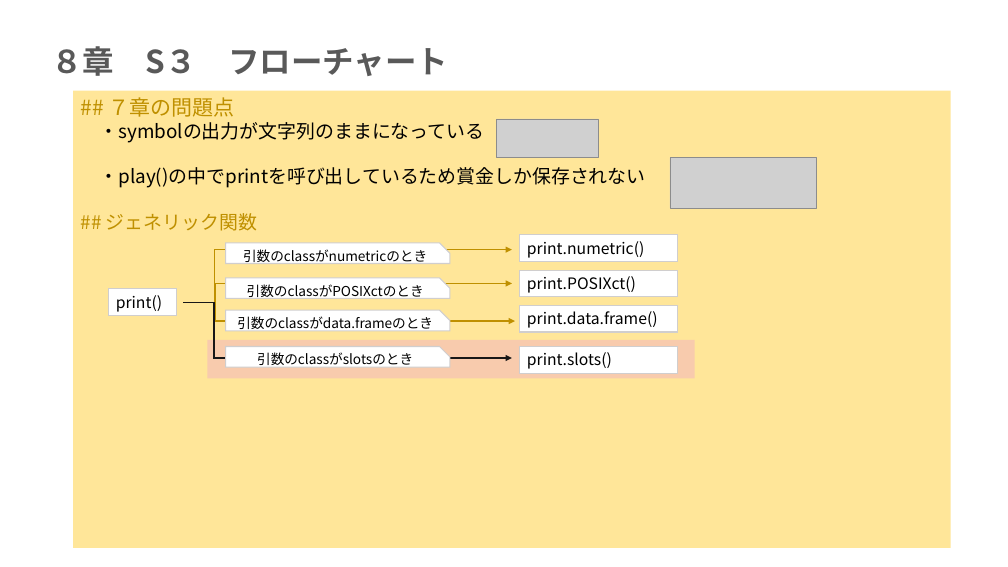
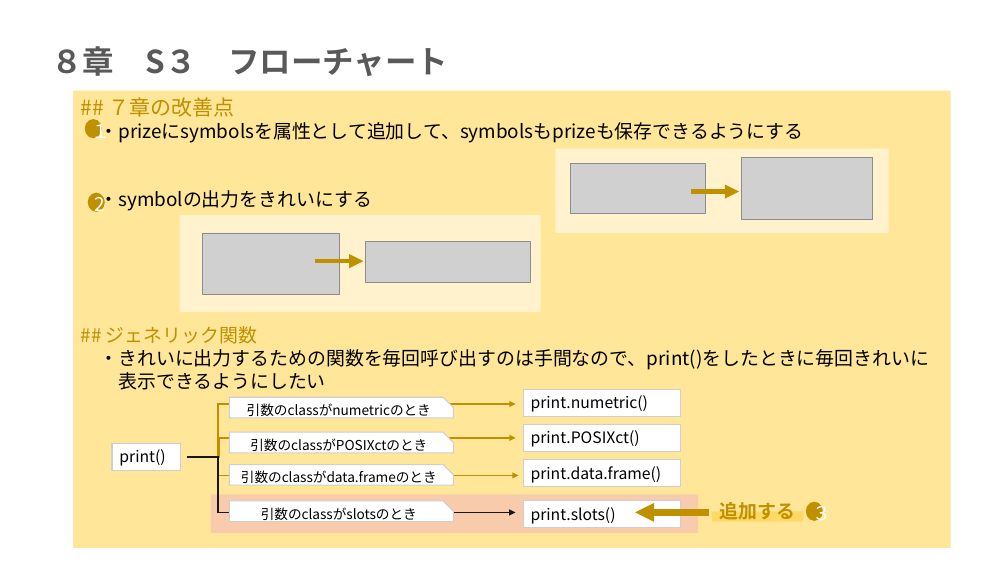
Before and after one commit to mei-517/r-practice-part3, a slide deck: slide 8 of 永井芽衣_Rpart3.pptx. Drawn at 1008x567 pixels with LibreOffice and Linux fonts; fonts in the diff are those of the drawing; grey boxes stand for pictures. Boxes give left, top, right and bottom in pixels: in the first picture for what was removed or moved away, otherwise in the second. Text is boxed around its words. In the diff, an @@ line names an element or a change of style, - is before the commit and + after.

```diff
--- a/永井芽衣_Rpart3.pptx
+++ b/永井芽衣_Rpart3.pptx
@@ ellipse added at bbox=[85, 119, 102, 138], fill #BF9000, 18 pt, text #FFFFFF @@
+１
@@ text in rectangle at bbox=[99, 97, 803, 211]: text changed @@
-## ７章の問題点
-・symbolの出力が文字列のままになっている
-・play()の中でprintを呼び出しているため賞金しか保存されない
+## ７章の改善点
+・prizeにsymbolsを属性として追加して、symbolsもprizeも保存できるようにする
+・symbolの出力をきれいにする
@@ picture removed at bbox=[497, 119, 598, 157] @@
@@ rectangle added at bbox=[556, 149, 889, 234], fill #FFF2CC @@
@@ picture added at bbox=[571, 164, 706, 214] @@
@@ picture removed at bbox=[670, 157, 817, 208] @@
@@ picture added at bbox=[742, 157, 873, 219] @@
@@ ellipse added at bbox=[88, 193, 105, 212], fill #BF9000, 18 pt, text #FFFFFF @@
+2
@@ arrow added from (691, 191) to (740, 191), #BF9000 4.5 pt @@
@@ rectangle added at bbox=[180, 216, 541, 312], fill #FFF2CC @@
@@ picture added at bbox=[203, 233, 340, 294] @@
@@ arrow added from (315, 261) to (364, 261), #BF9000 4.5 pt @@
@@ picture added at bbox=[365, 241, 531, 282] @@
@@ text in rectangle at bbox=[99, 349, 929, 390]: paragraphs added @@
+・きれいに出力するための関数を毎回呼び出すのは手間なので、print()をしたときに毎回きれいに
+表示できるようにしたい
@@ 6 rectangles, 4 snip rects, 4 elbow arrows: place and size @@
-6 rectangles, 4 snip rects, 4 elbow arrows at bbox=[108, 235, 695, 379]
+6 rectangles, 4 snip rects, 4 elbow arrows at bbox=[112, 389, 699, 533]
@@ text added at bbox=[720, 498, 796, 523], 18 pt, text #BF9000, bold @@
+追加する
@@ ellipse added at bbox=[806, 502, 823, 521], fill #BF9000, 18 pt, text #FFFFFF @@
+３
@@ arrow added from (709, 513) to (635, 513), #BF9000 6 pt @@
@@ rectangle added at bbox=[712, 511, 803, 522], fill #FFD966 @@
```
Also in this commit, not shown: 3 other slides changed, 1 other file.
